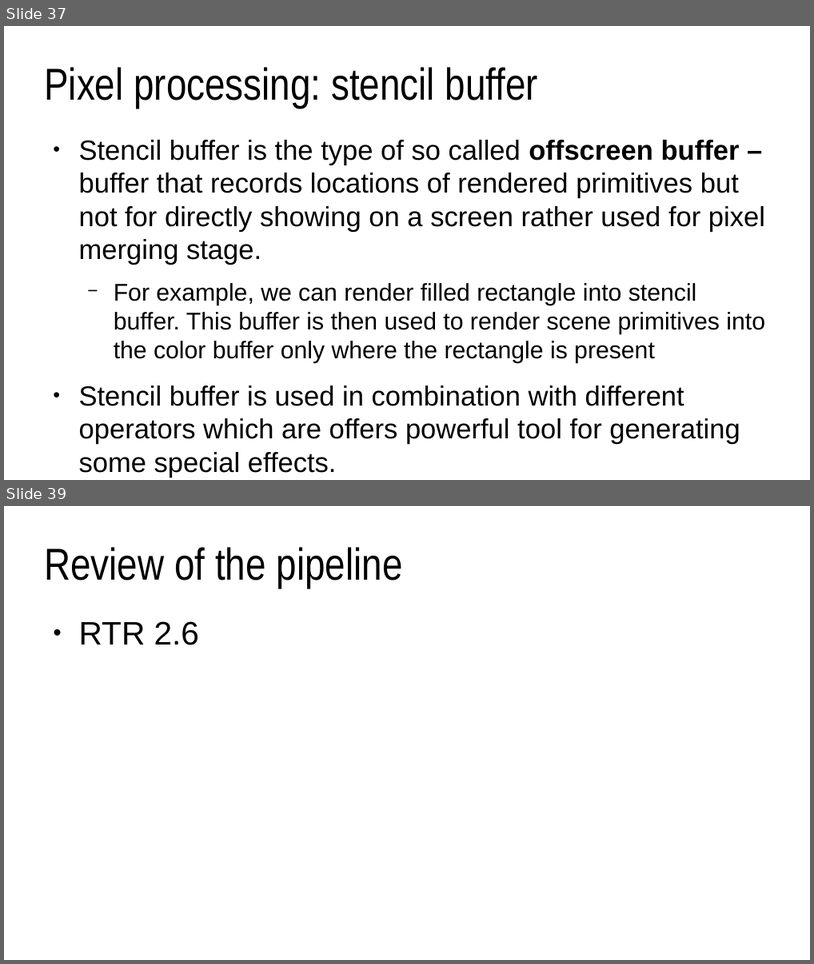
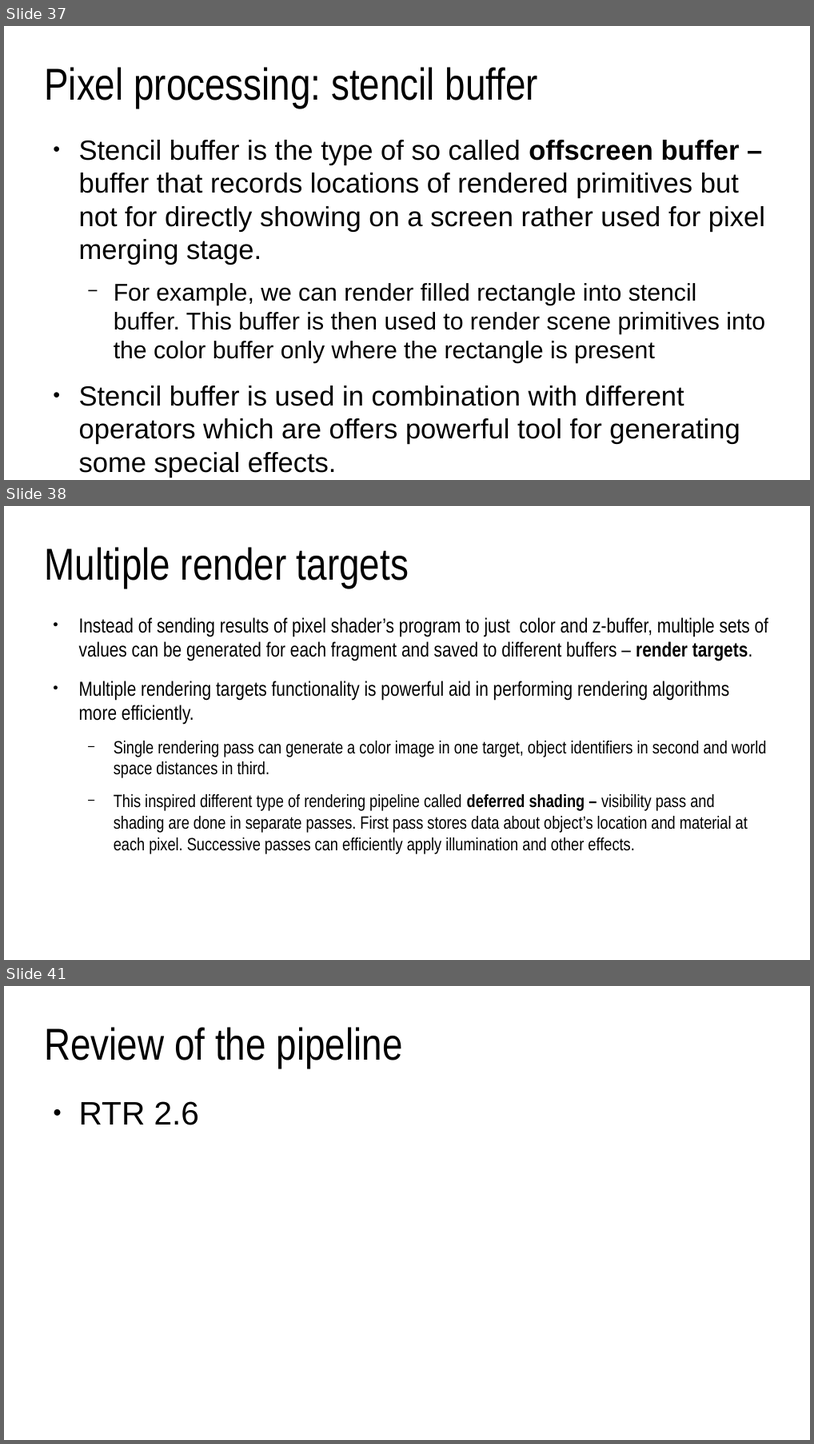
Before and after one commit to lorentzo/IntroductionToComputerGraphics, a slide deck: lectures/4_foundations_rendering/4_3_rasterization.odp. Shown one above the other, each under a label of ours: slides 37 and 39 before the commit, slides 37, 38 and 41 after it; the slides between them are not shown. The pictures are 814x964 and 814x1444 pixels, drawn with LibreOffice and Linux fonts; fonts in the diff are those of the drawing. Boxes give left, top, right and bottom in pixels: in the first picture for what was removed or moved away, otherwise in the second. Text is boxed around its words. In the diff, an @@ line names an element or a change of style, - is before the commit and + after.

```diff
--- a/lectures/4_foundations_rendering/4_3_rasterization.odp
+++ b/lectures/4_foundations_rendering/4_3_rasterization.odp
@@ slide 38 added at [4,506,810,960], background #FFFFFF @@
@@ title added at [44,547,409,588], 44 pt, text #000000 @@
+Multiple render targets
@@ text added at [79,617,769,854], 17.5 pt, text #000000 @@
+● Instead of sending results of pixel shader’s program to just color and z-buffer, multiple sets of values can be generated for each fragment and saved to different buffers – render targets.
+● Multiple rendering targets functionality is powerful aid in performing rendering algorithms more efficiently.
+  − Single rendering pass can generate a color image in one target, object identifiers in second and world space distances in third.
+  − This inspired different type of rendering pipeline called deferred shading – visibility pass and shading are done in separate passes. First pass stores data about object’s location and material at each pixel. Successive passes can efficiently apply illumination and other effects.
@@ what was slide 39 is now slide 41 @@
```
Also in this commit, not shown: 4 slides changed, 1 other slide added, 3 other files.
